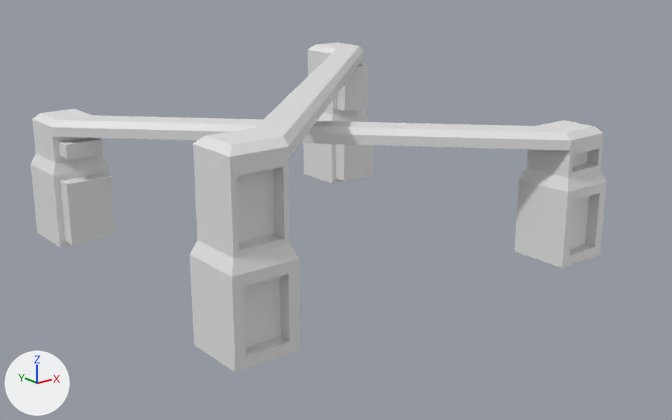
The FBX model Assets/Models/needlevel.fbx: old version first, new version second.
Rendered twice from a camera (50 mm lens) standing at (-17.9, -23.9, 10.7) and looking at (1.2, 0.0, 1.2). The lights are fixed; the arrows at lower left show +X, +Y and +Z.
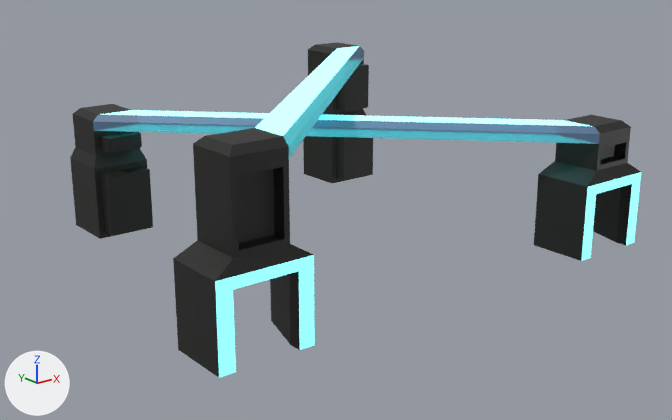
Pixel boxes (x1, y1, x2, y2) of what changed, in the pictures (672 x 420 px; the box of a moved part takes in the faces that stretch with it):
part 1 of me_cube_001, moved or reshaped: before (190, 240, 300, 372); after (173, 240, 315, 378)
part 2 of me_cube_001, moved or reshaped: before (31, 109, 607, 268); after (70, 104, 641, 261)
part 3 of me_cube_001, recoloured (white to black): (193, 42, 373, 258) in both
part 4 of me_cube_001, recoloured (white to cyan): before (52, 46, 571, 158); after (93, 46, 600, 158)
part 5 of me_cube_001, recoloured: before (61, 46, 607, 267); after (101, 46, 641, 261)

The change in detail:
Material 'body' (mat_body) is new.
Its base color is (0.0104, 0.0122, 0.00969) (black #1a1d19).
Material 'bridge' (mat_bridge) is new.
Its base color is (0.125, 0.228, 0.388) (blue #6383a7).
Its alpha is 0.819.
Material 'light' (mat_light) is new.
Its base color is (0.842, 1.0, 0.941) (white #ecfff8).
Its emission color is (0.0, 0.95, 1.001) (cyan #00f9ff).
Its emission strength is 1.0.
me_cube_001 is used by ob_cube; location (0.0, 0.0, 0.0).
Verts and faces of me_cube_001; kept vertices keep their numbers, new ones are numbered from 160.
Before the commit, vertices of me_cube_001: 0 (-6.48, -6.02, 0.33) at pixel (246, 356), 1 (-6.48, -6.02, 2.2) at pixel (244, 286), 2 (-6.81, -4.02, 0.0) at pixel (194, 344), 3 (-6.81, -4.02, 2.54) at pixel (189, 254), 4 (-5.14, -6.02, 0.33) at pixel (289, 341).
Before the commit, vertices of me_cube_001: 5 (-5.14, -6.02, 2.2) at pixel (288, 274), 6 (-4.81, -4.02, 0.0), 7 (-4.81, -4.02, 2.54), 96 (-6.81, -6.02, 0.0) at pixel (235, 372), 97 (-6.81, -6.02, 2.54) at pixel (231, 276).
Before the commit, vertices of me_cube_001: 98 (-4.81, -6.02, 2.54) at pixel (299, 258), 99 (-4.81, -6.02, 0.0) at pixel (300, 350), 104 (-6.48, -5.62, 0.33), 105 (-6.48, -5.62, 2.2), 106 (-5.14, -5.62, 2.2).
Before the commit, vertices of me_cube_001: 107 (-5.14, -5.62, 0.33) at pixel (280, 336).
me_cube_001 had 160 vertices, 156 faces and spanned x -6.81..7.79, y -6.46..8.01, z 0.0..5.65.
me_cube_001 now has 160 vertices, 156 faces and spans x -7.28..9.27, y -6.46..8.01, z 0.0..5.65.
Part 1, on me_cube_001:
Faces deleted: (2, 3, 7, 6), (2, 6, 99, 96), (0, 96, 99, 4), (104, 107, 106, 105), (0, 4, 107, 104).
Vertices 2, 3, 96, 97 move by (-0.47, 0.0, 0.0).
Vertices 6, 7, 98, 99 move by (0.47, 0.0, 0.0).
Vertex 0 moves to (-6.79, -6.02, 0.0), pixel (236, 372).
Vertex 104 moves to (-6.79, -5.62, 0.0).
Vertex 1 moves to (-6.79, -6.02, 2.2), pixel (233, 289).
Vertex 105 moves to (-6.79, -5.62, 2.2).
Vertex 4 moves to (-4.83, -6.02, 0.0), pixel (299, 350).
Vertex 107 moves to (-4.83, -5.62, 0.0), pixel (290, 345).
Vertex 5 moves to (-4.83, -6.02, 2.2), pixel (298, 271).
Vertex 106 moves to (-4.83, -5.62, 2.2).
New faces: (1, 5, 7, 3), (4, 107, 6, 99), (6, 107, 106, 7), (0, 96, 2, 104), (2, 3, 105, 104) (mat_body (black #1a1d19)).
Part 2, on me_cube_001:
5 faces are deleted.
64 vertices in x -6.49..7.18, y -6.3..7.48, z 0.0..4.36 move by (1.46, 0.0, 0.0).
4 vertices in x 5.34, y -6.46..-4.46, z 0.0..2.54 move by (0.99, 0.0, 0.0).
4 vertices in x 7.34, y -6.46..-4.46, z 0.0..2.54 move by (1.93, 0.0, 0.0).
8 vertices move from x 5.67..7.01, y -6.46..-6.06, z 0.33..2.2 to x 6.82..8.78, y -6.46..-6.06, z 0.0..2.2.
5 new faces join them, mat_body (black #1a1d19).
me_cube_001 part 3: 128 faces spanning x -7.28..9.27, y -6.46..8.01, z 0.0..5.65 switch from no material to mat_body (black #1a1d19).
me_cube_001 part 4: 8 faces spanning x -4.97..7.63, y -6.3..6.17, z 3.82..5.65 switch from no material to mat_bridge (blue #6383a7).
me_cube_001 part 5: 10 faces spanning x -7.28..9.27, y -6.46..6.17, z 0.0..5.65 switch from no material to mat_light (white #ecfff8).
